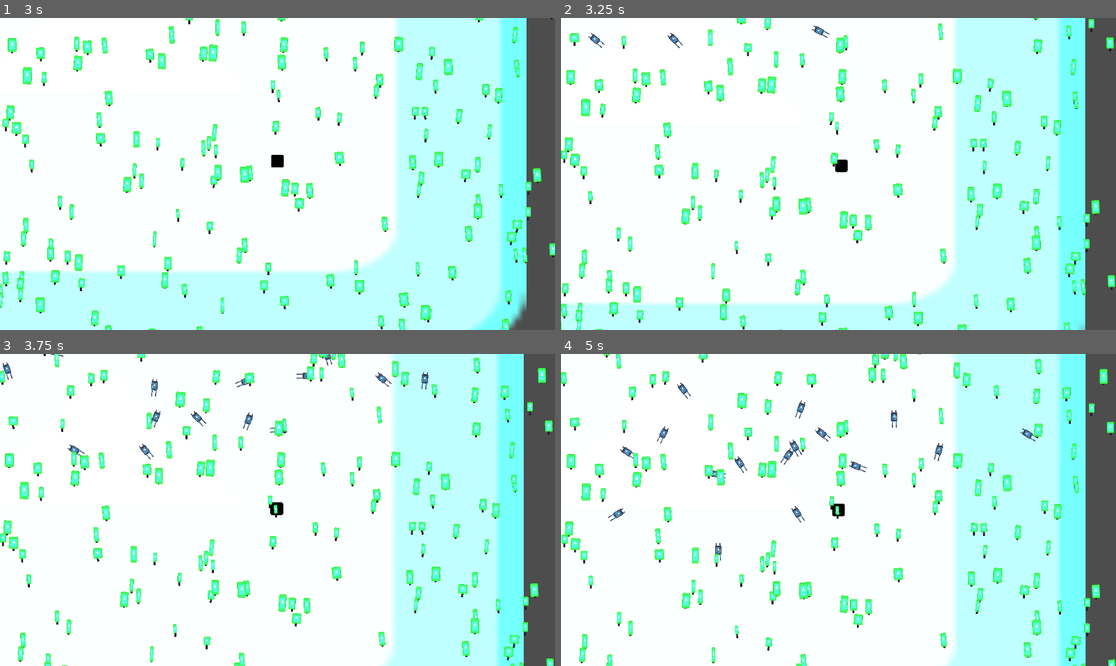
Above: before the commit, frames 1-4 (two rows, left to right).
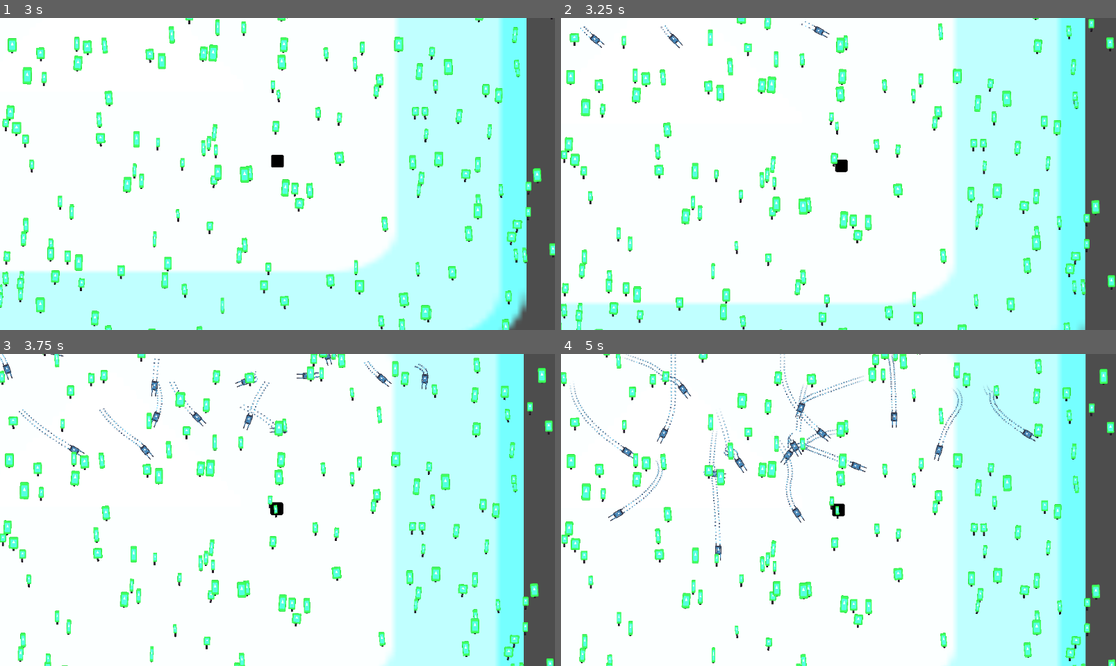
Above: after the commit, the same moments.

Repository: Beandream/GMTK23
Game: Godot game, scene res://main.tscn
The game is run twice, just before and just after one commit, with the same random seed, the same clock (stepped at 60 frames per second) and the same inputs. The engine's default icon, where the game draws it, is replaced by a stand-in: a white triangle on a blue panel in a dark square.
Inputs:
- Up to frame 1 (3 s): tap Enter at 0.5 s; hold D (right) 0.53-1.28 s; tap Space (attack) every 0.75 s from 0.6 to 2.85 s; hold S (down) 1.28-2.03 s; hold D (right) 2.03-2.78 s; hold W (up) from 2.78 s (still down)
- Up to frame 2 (3.25 s): keep holding W (up)
- Up to frame 3 (3.75 s): release W (up) at 3.53 s; hold A (left) from 3.53 s (still down); tap Space (attack) at 3.6 s
- Up to frame 4 (5 s): keep holding A (left); tap Space (attack) at 4.35 s

Frame 1 is identical in both runs. In frame 2, less than 0.1% of the frame differs, in the area x 3-46%, y 1-7%; in frame 3, 0.3%; in frame 4, 1.1%, in the area x 1-84%, y 0-62%.

Commit message:
add particles, buggier than a bug

Diff:
--- a/entities/skier.tscn
+++ b/entities/skier.tscn
@@ -1,7 +1,28 @@
-[gd_scene load_steps=4 format=3 uid="uid://cmtlp3n3mfx0s"]
+[gd_scene load_steps=7 format=3 uid="uid://cmtlp3n3mfx0s"]
 
 [ext_resource type="Texture2D" uid="uid://b0kl57dpjfg3m" path="res://icon.svg" id="1_00jaq"]
 [ext_resource type="Script" path="res://entities/skier.gd" id="1_5qhrq"]
+
+[sub_resource type="Gradient" id="Gradient_pe50x"]
+colors = PackedColorArray(1.5, 1.5, 1.5, 1, 1.51, 1.5, 1.5, 0)
+
+[sub_resource type="GradientTexture1D" id="GradientTexture1D_n8koh"]
+gradient = SubResource("Gradient_pe50x")
+
+[sub_resource type="ParticleProcessMaterial" id="ParticleProcessMaterial_a86rc"]
+particle_flag_disable_z = true
+direction = Vector3(0, -1, 0)
+spread = 0.0
+gravity = Vector3(0, 0, 0)
+initial_velocity_min = 1.0
+initial_velocity_max = 1.0
+angular_velocity_max = 75.79
+orbit_velocity_min = 0.0
+orbit_velocity_max = 0.0
+scale_min = 0.02
+scale_max = 0.02
+color = Color(1.5, 1.51, 1.5, 1)
+color_ramp = SubResource("GradientTexture1D_n8koh")
 
 [sub_resource type="CapsuleShape2D" id="CapsuleShape2D_1a8x1"]
 radius = 64.0
@@ -25,5 +46,21 @@
 scale = Vector2(0.15625, 1.875)
 texture = ExtResource("1_00jaq")
 
+[node name="GPUParticles2D2" type="GPUParticles2D" parent="Sprite2D"]
+position = Vector2(40, -86.6666)
+amount = 200
+process_material = SubResource("ParticleProcessMaterial_a86rc")
+texture = ExtResource("1_00jaq")
+trail_lifetime = 2.0
+trail_section_subdivisions = 128
+
+[node name="GPUParticles2D3" type="GPUParticles2D" parent="Sprite2D"]
+position = Vector2(-40, -86.6667)
+amount = 200
+process_material = SubResource("ParticleProcessMaterial_a86rc")
+texture = ExtResource("1_00jaq")
+trail_lifetime = 2.0
+trail_section_subdivisions = 128
+
 [node name="CollisionShape2D" type="CollisionShape2D" parent="."]
 shape = SubResource("CapsuleShape2D_1a8x1")
